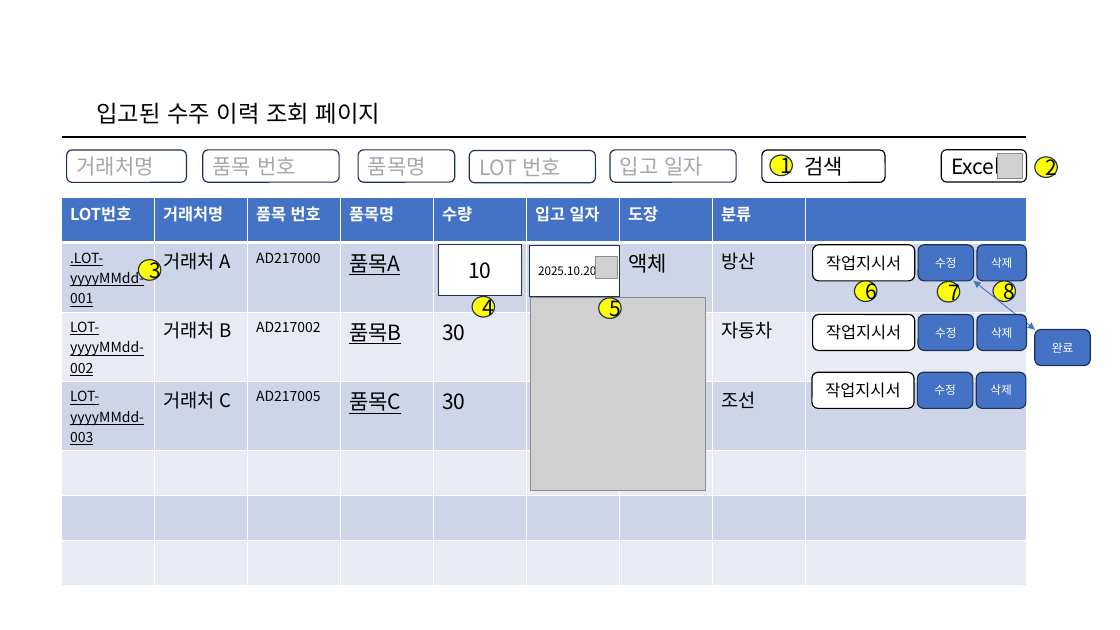
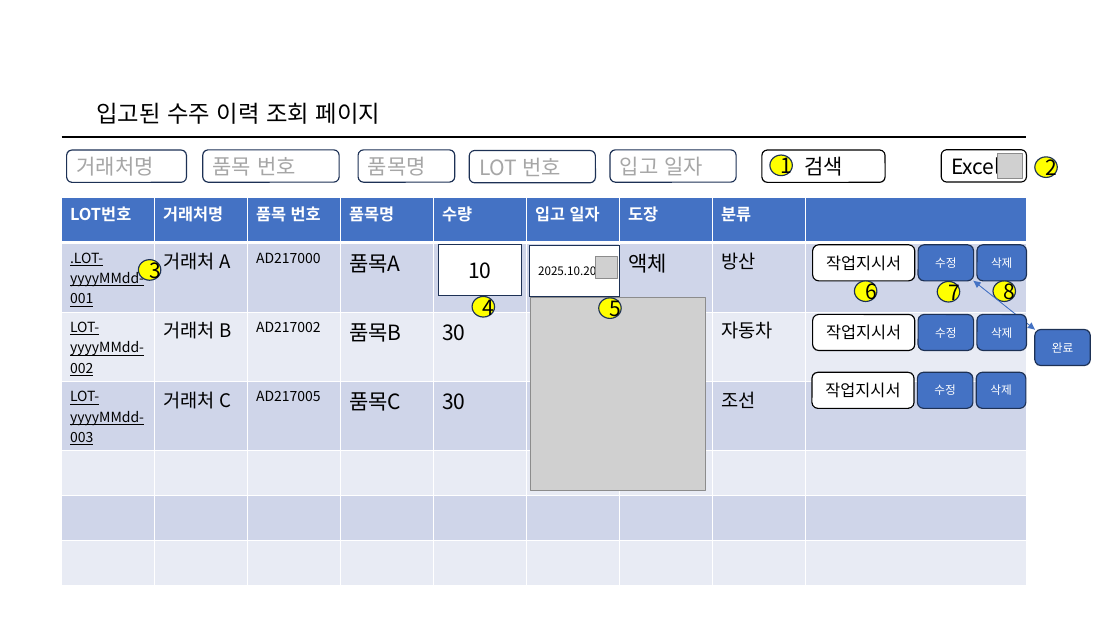
Before and after one commit to wjdgotjd28-del/mes_tripleJ, a slide deck: slide 4 of 화면설계서/수주대상 품목 입출고 관리 페이지(수정중).pptx. Drawn at 1120x630 pixels with LibreOffice and Linux fonts; fonts in the diff are those of the drawing; grey boxes stand for pictures; background and template pictures are left out. Boxes give left, top, right and bottom in pixels: in the first picture for what was removed or moved away, otherwise in the second. Text is boxed around its words. In the diff, an @@ line names an element or a change of style, - is before the commit and + after.

```diff
--- a/화면설계서/수주대상 품목 입출고 관리 페이지(수정중).pptx
+++ b/화면설계서/수주대상 품목 입출고 관리 페이지(수정중).pptx
@@ table at <box>61,197,1028,555</box> @@
@@ underline off in "품목A", "품목B", "품목C" @@
```
Also in this commit, not shown: 4 other slides changed, 2 other files.
